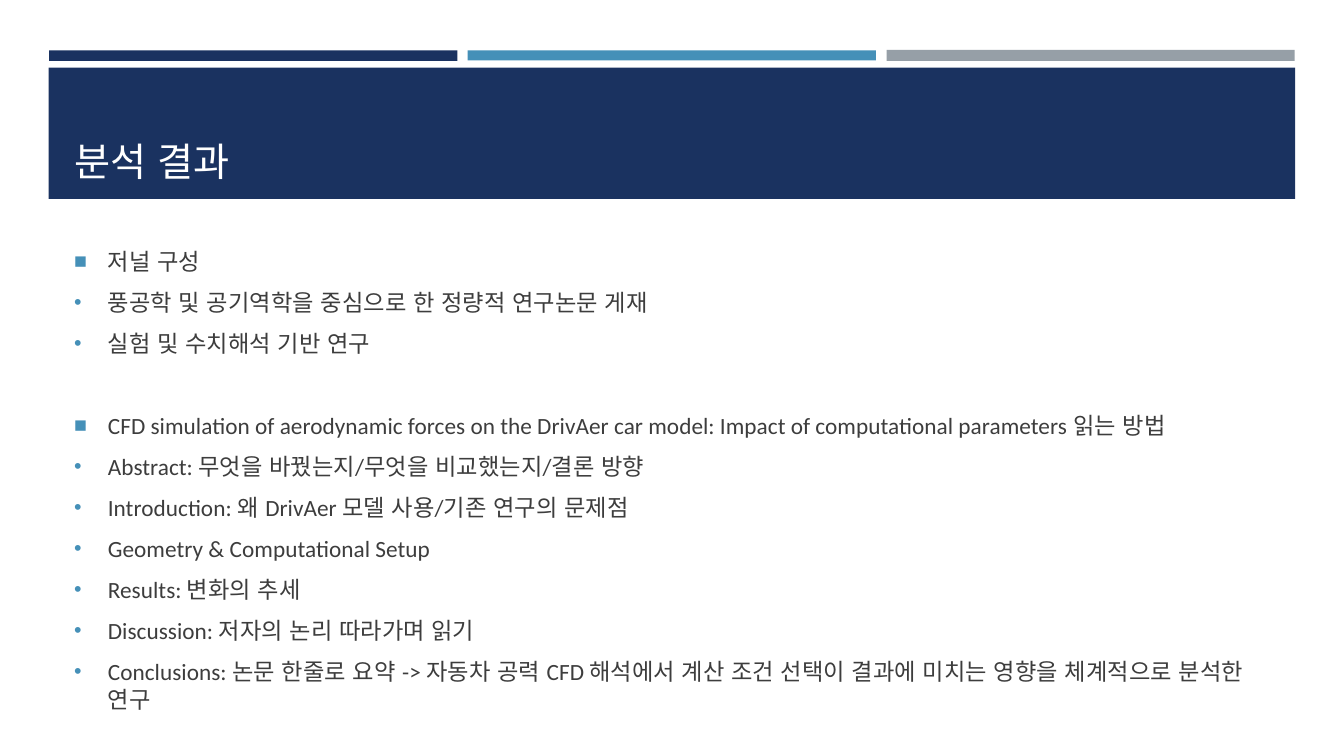
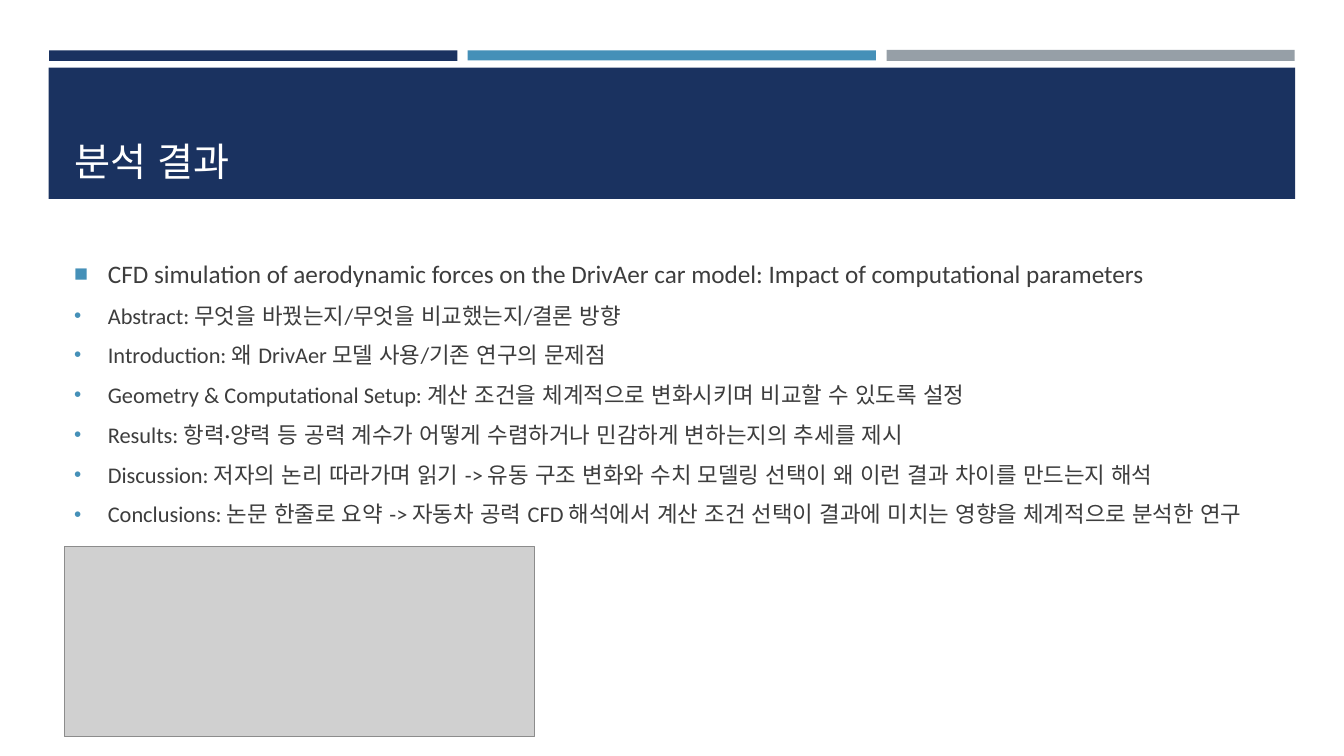
Before and after one commit to dbsdn541-ui/CSE--, a slide deck: slide 12 of CFD_저널 분석 ppt.pptx (slide 11 before the commit). Drawn at 1344x756 pixels with LibreOffice and Linux fonts; fonts in the diff are those of the drawing; grey boxes stand for pictures. Boxes give left, top, right and bottom in pixels: in the first picture for what was removed or moved away, otherwise in the second. Text is boxed around its words. In the diff, an @@ line names an element or a change of style, - is before the commit and + after.

```diff
--- a/CFD_저널 분석 ppt.pptx
+++ b/CFD_저널 분석 ppt.pptx
@@ text "CFD simulation of aerodynamic forces ...": place and size @@
-text "CFD simulation of aerodynamic forces ..." at bbox=[108, 250, 1243, 710]
+text "CFD simulation of aerodynamic forces ..." at bbox=[108, 265, 1241, 524]
@@ text at bbox=[108, 265, 1143, 287]: text changed; size 16.6 to 18 pt @@
-■ 저널 구성
-• 풍공학 및 공기역학을 중심으로 한 정량적 연구논문 게재
-• 실험 및 수치해석 기반 연구
-■ CFD simulation of aerodynamic forces on the DrivAer car model: Impact of computational parameters 읽는 방법
+■ CFD simulation of aerodynamic forces on the DrivAer car model: Impact of computational parameters
@@ text at bbox=[108, 305, 1241, 524]: size 16.6 to 16 pt in "Abstract: 무엇을 바꿨는지/무엇을 비교했는지/결론 방향", "Introduction: 왜 DrivAer 모델 사용/기존 연구의 문제점", "Conclusions: 논문 한줄로 요약 -> 자동차 공력 ..." @@
@@ text at bbox=[108, 384, 1152, 485]: text changed; size 16.6 to 16 pt @@
-• Geometry & Computational Setup
-• Results: 변화의 추세
-• Discussion: 저자의 논리 따라가며 읽기
+• Geometry & Computational Setup: 계산 조건을 체계적으로 변화시키며 비교할 수 있도록 설정
+• Results: 항력·양력 등 공력 계수가 어떻게 수렴하거나 민감하게 변하는지의 추세를 제시
+• Discussion: 저자의 논리 따라가며 읽기 -> 유동 구조 변화와 수치 모델링 선택이 왜 이런 결과 차이를 만드는지 해석
@@ picture added at bbox=[65, 546, 535, 737] @@
```
Also in this commit, not shown: 9 other slides changed, 2 slides added.
